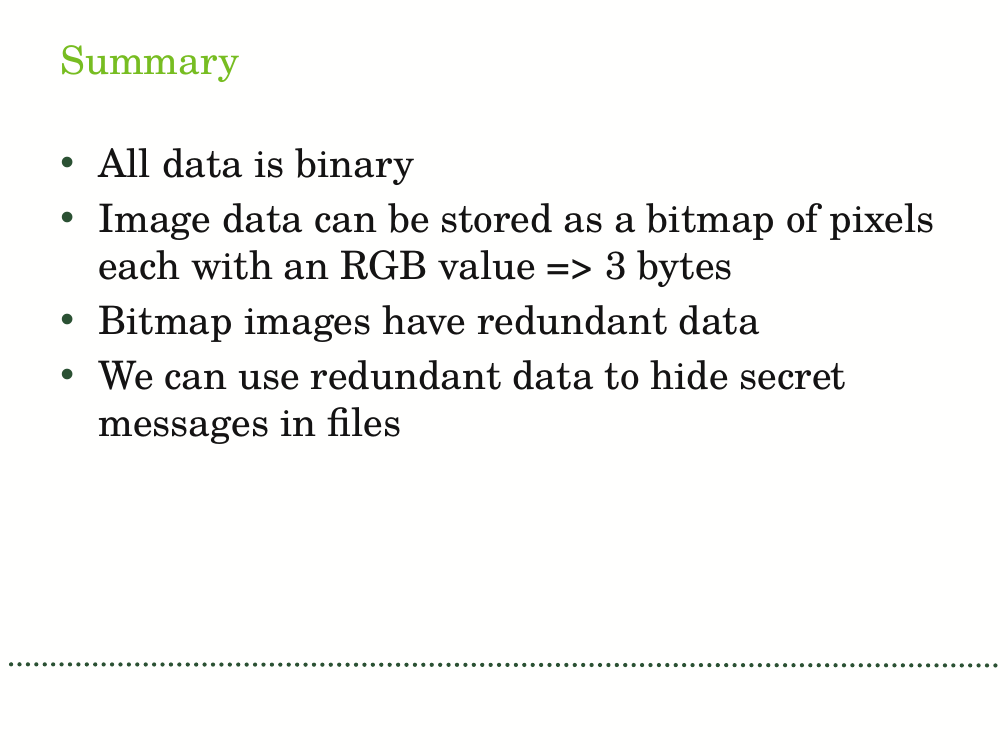
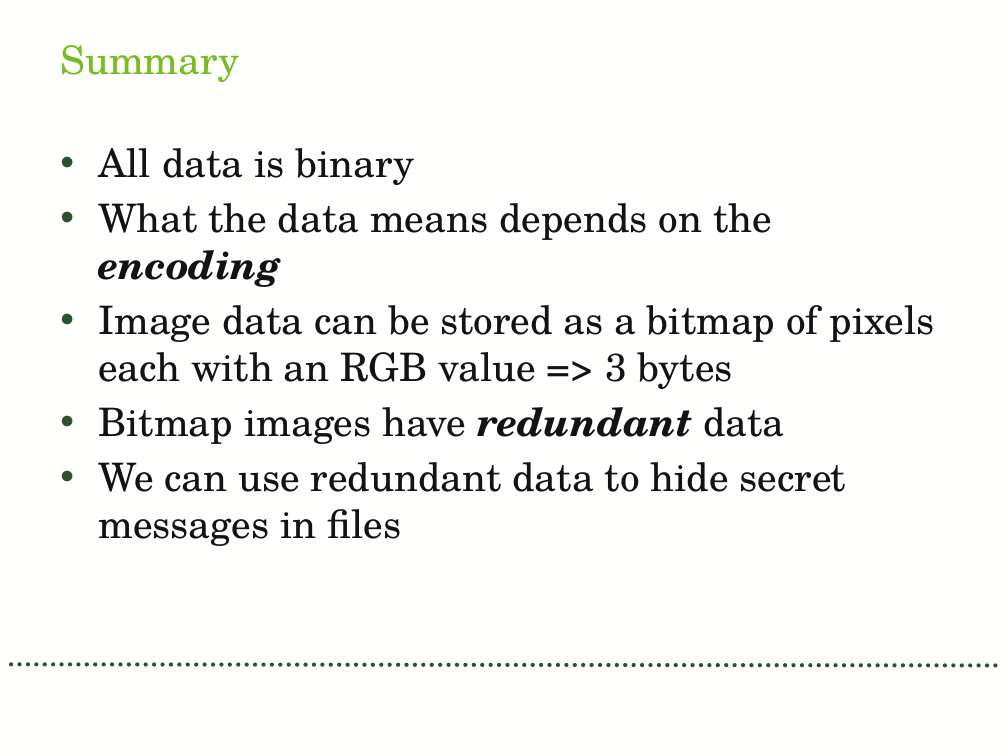
Before and after one commit to cpitcherark/lesson, a slide deck: slide 18 of lesson.pptx (slide 17 before the commit). Drawn at 1008x756 pixels with LibreOffice and Linux fonts; fonts in the diff are those of the drawing. Boxes give left, top, right and bottom in pixels: in the first picture for what was removed or moved away, otherwise in the second. Text is boxed around its words. In the diff, an @@ line names an element or a change of style, - is before the commit and + after.

```diff
--- a/lesson.pptx
+++ b/lesson.pptx
@@ text at [98,203,772,287]: paragraph added @@
+• What the data means depends on the encoding
@@ text at [98,407,784,444]: bold on, italic on in "redundant" @@
```
Also in this commit, not shown: 4 other slides changed, 1 slide added.
